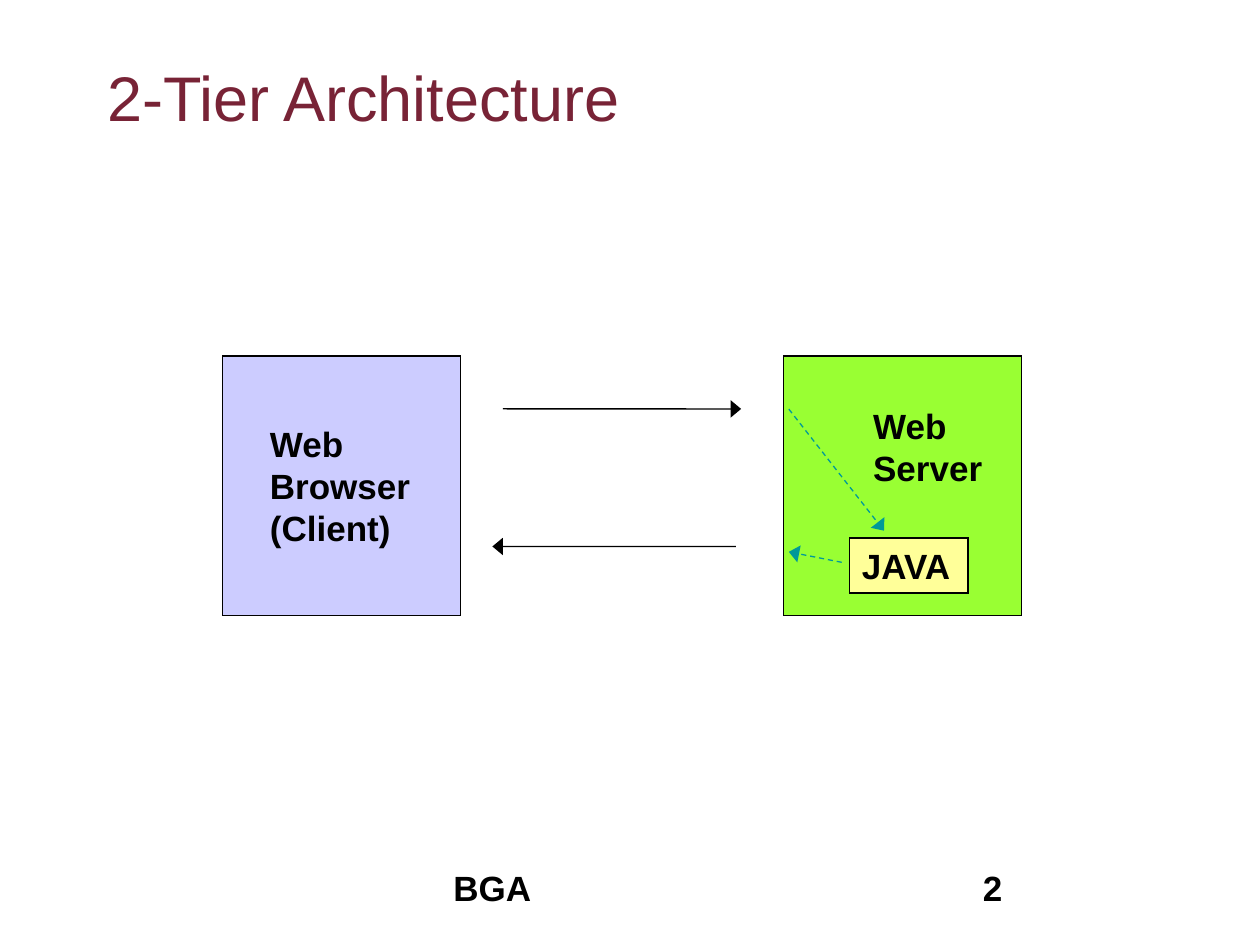
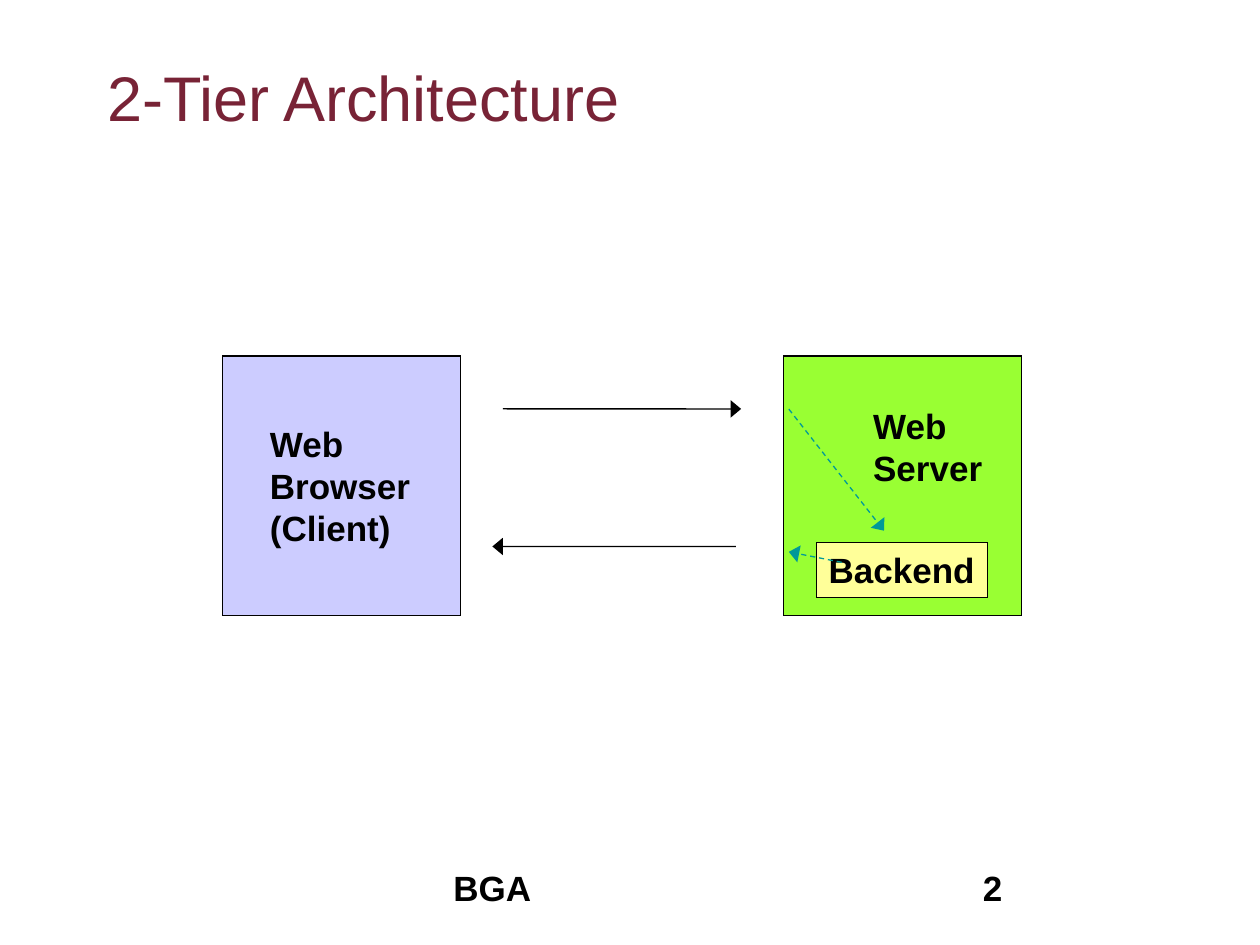
Before and after one commit to flyworker/python-automation-testing, a slide deck: slide 2 of document/course4.ppt. Drawn at 1260x945 pixels with LibreOffice and Linux fonts; fonts in the diff are those of the drawing; background and template pictures are left out. Boxes give left, top, right and bottom in pixels: in the first picture for what was removed or moved away, otherwise in the second. Text is boxed around its words. In the diff, an @@ line names an element or a change of style, - is before the commit and + after.

```diff
--- a/document/course4.ppt
+++ b/document/course4.ppt
@@ rectangle "Backend": place and size @@
-rectangle "Backend" at (849, 538, 968, 593)
+rectangle "Backend" at (816, 543, 988, 598)
@@ text in rectangle at (829, 557, 975, 584): text changed @@
-JAVA
+Backend
```
Also in this commit, not shown: 3 other slides changed, 9 other files.
